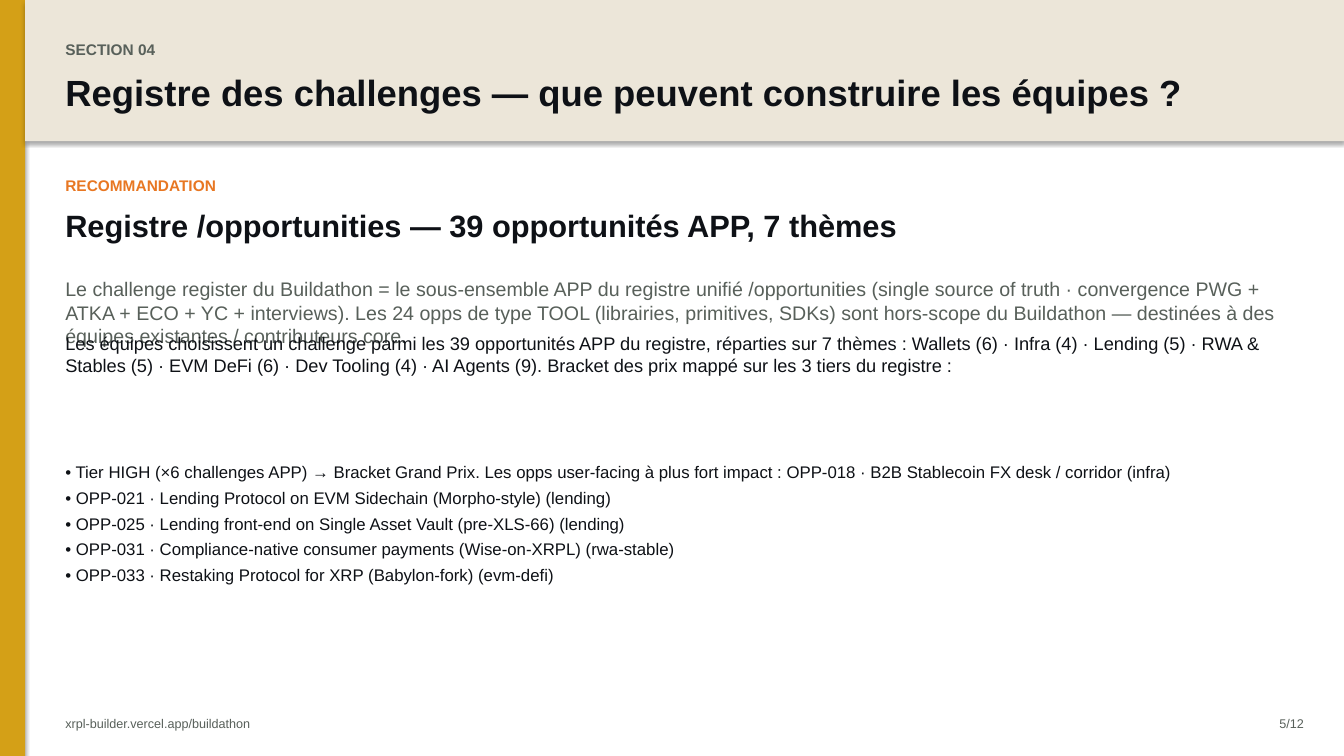
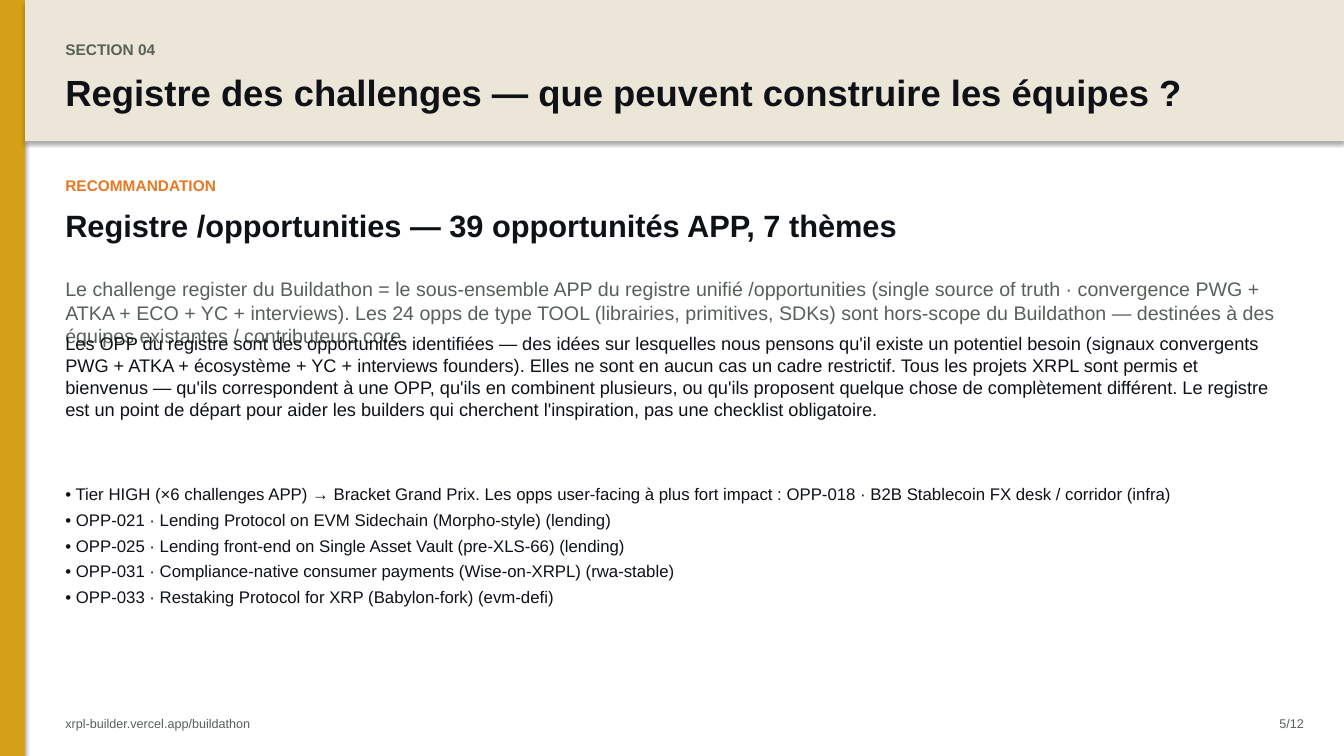
Before and after one commit to AurelienBg/xrpl-builder, a slide deck: slide 6 of buildathon-deck.pptx. Drawn at 1344x756 pixels with LibreOffice and Linux fonts; fonts in the diff are those of the drawing. Boxes give left, top, right and bottom in pixels: in the first picture for what was removed or moved away, otherwise in the second. Text is boxed around its words. In the diff, an @@ line names an element or a change of style, - is before the commit and + after.

Commit message:
fix(buildathon): generate EN .pptx deck + fix EN page link
- Made build_deck.py bilingual: accepts "fr" or "en" arg, reads the corresponding HTML, outputs separate file
- Generated buildathon-deck-en.pptx from /en/buildathon.html (English section titles + EN cover slide)
- Cover slide copy is now language-aware (eyebrow stays bilingual, subtitle/summary/footer adapt)
- Section "RECOMMANDATION" pill becomes "RECOMMENDATION" on EN slides
- Footer URL: /buildathon (FR) vs /en/buildathon (EN)
- Updated /en/buildathon.html link: /buildathon-deck.pptx → /buildathon-deck-en.pptx
- FR deck regenerated for parity (no content change)

```diff
--- a/buildathon-deck.pptx
+++ b/buildathon-deck.pptx
@@ text at box(65, 336, 1269, 420): text changed @@
-Les équipes choisissent un challenge parmi les 39 opportunités APP du registre, réparties sur 7 thèmes : Wallets (6) · Infra (4) · Lending (5) · RWA & Stables (5) · EVM DeFi (6) · Dev Tooling (4) · AI Agents (9). Bracket des prix mappé sur les 3 tiers du registre :
+Les OPP du registre sont des opportunités identifiées — des idées sur lesquelles nous pensons qu'il existe un potentiel besoin (signaux convergents PWG + ATKA + écosystème + YC + interviews founders). Elles ne sont en aucun cas un cadre restrictif. Tous les projets XRPL sont permis et bienvenus — qu'ils correspondent à une OPP, qu'ils en combinent plusieurs, ou qu'ils proposent quelque chose de complètement différent. Le registre est un point de départ pour aider les builders qui cherchent l'inspiration, pas une checklist obligatoire.
@@ text "• Tier HIGH (×6 challenges ...": place and size @@
-text "• Tier HIGH (×6 challenges ..." at box(76, 465, 1171, 585)
+text "• Tier HIGH (×6 challenges ..." at box(76, 487, 1171, 607)
```
Also in this commit, not shown: 2 other files.
